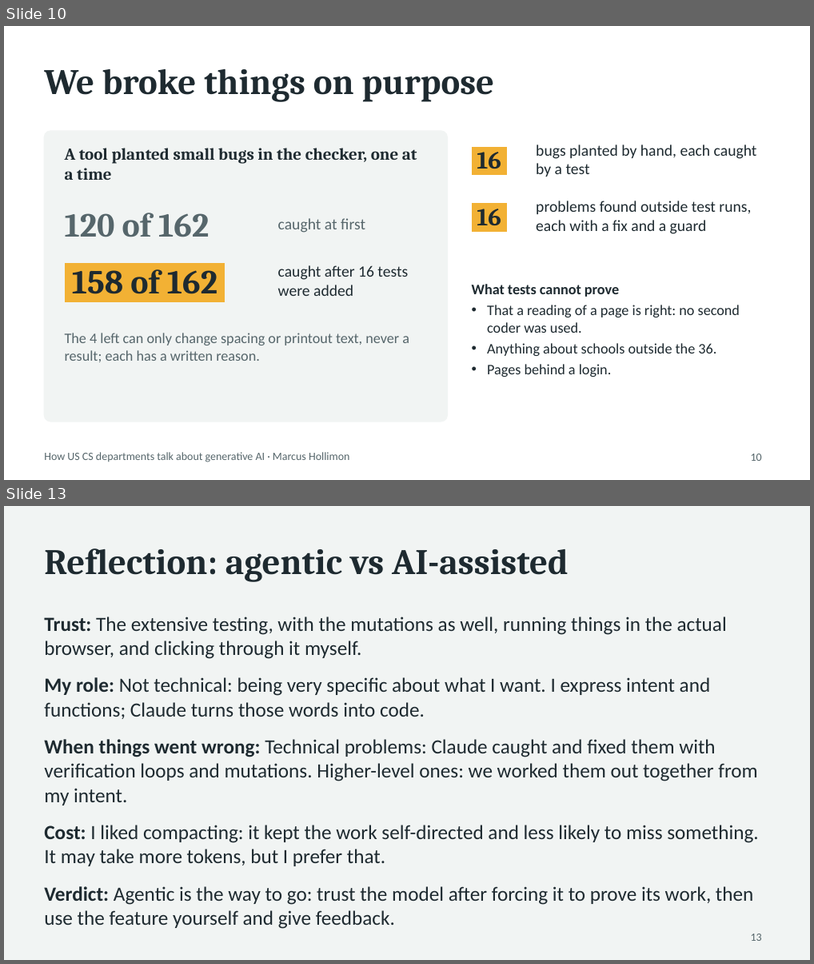
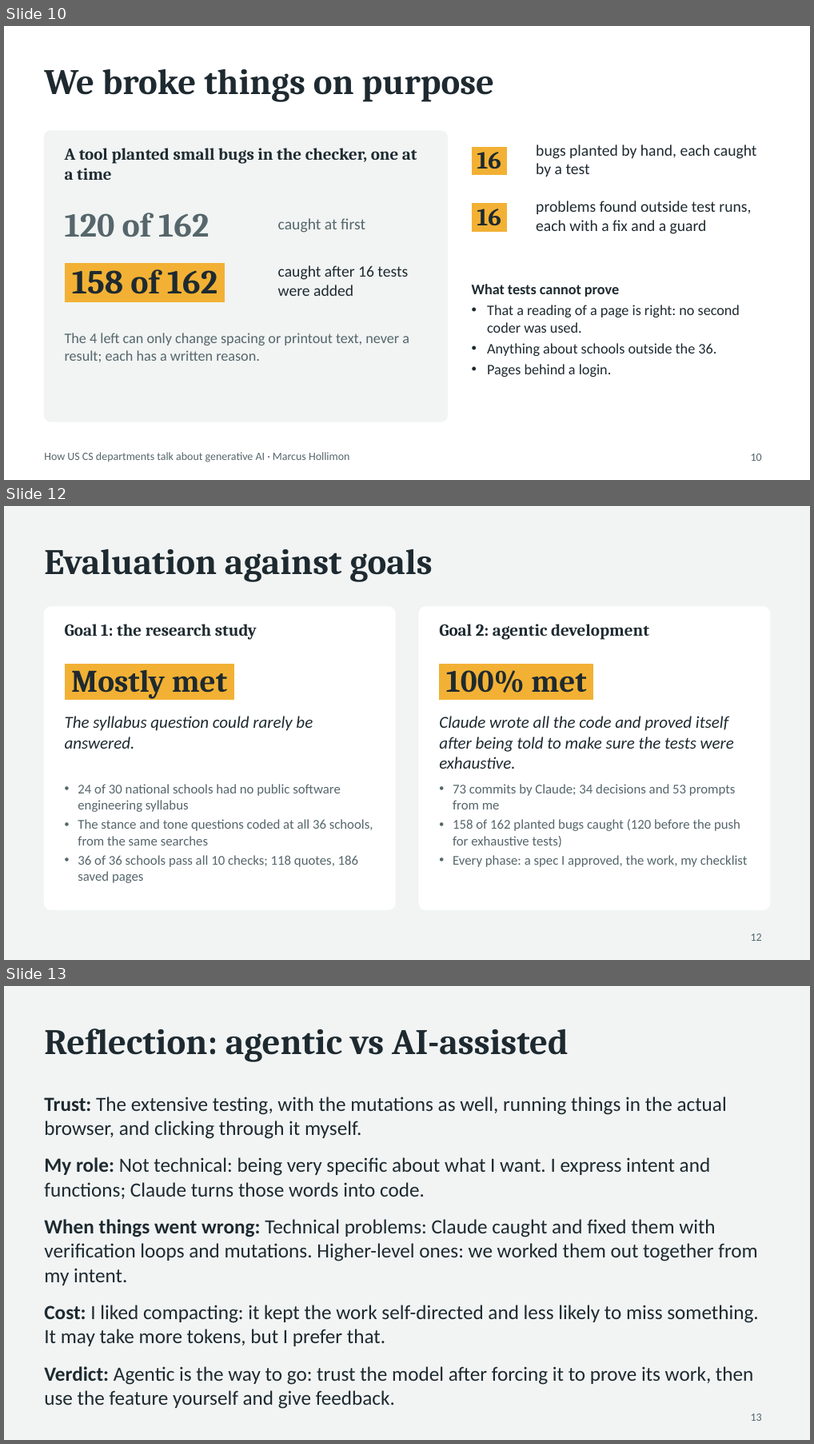
Before and after one commit to Marcus-Hollimon/Project-2-AI-Use-In-Schools, a slide deck: presentation/AI-in-CS-departments.pptx. Shown one above the other, each under a label of ours: slides 10 and 13 before the commit, slides 10, 12 and 13 after it; the slides between them are not shown. The pictures are 814x964 and 814x1444 pixels, drawn with LibreOffice and Linux fonts; fonts in the diff are those of the drawing. Boxes give left, top, right and bottom in pixels: in the first picture for what was removed or moved away, otherwise in the second. Text is boxed around its words. In the diff, an @@ line names an element or a change of style, - is before the commit and + after.

```diff
--- a/presentation/AI-in-CS-departments.pptx
+++ b/presentation/AI-in-CS-departments.pptx
@@ slide 12 added at bbox=[4, 506, 810, 960], background #F1F4F3 @@
@@ title added at bbox=[44, 549, 432, 582], 32 pt, text #1E2A30, bold @@
+Evaluation against goals
@@ rounded rectangle added at bbox=[44, 607, 395, 909], fill #FFFFFF, outline #FFFFFF 1 pt @@
@@ text added at bbox=[65, 624, 257, 640], 15 pt, text #1E2A30, bold @@
+Goal 1: the research study
@@ rounded rectangle added at bbox=[419, 607, 770, 909], fill #FFFFFF, outline #FFFFFF 1 pt @@
@@ text added at bbox=[439, 624, 650, 640], 15 pt, text #1E2A30, bold @@
+Goal 2: agentic development
@@ text added at bbox=[71, 663, 227, 699], 28 pt, text #1E2A30, bold @@
+Mostly met
@@ text added at bbox=[446, 663, 586, 692], 28 pt, text #1E2A30, bold @@
+100% met
@@ text added at bbox=[65, 716, 313, 748], 15 pt, text #1E2A30, italic @@
+The syllabus question could rarely be answered.
@@ text added at bbox=[439, 716, 734, 768], 15 pt, text #1E2A30, italic @@
+Claude wrote all the code and proved itself after being told to make sure the tests were exhaustive.
@@ text added at bbox=[78, 784, 374, 883], 12 pt, text #56666B @@
+• 24 of 30 national schools had no public software engineering syllabus
+• The stance and tone questions coded at all 36 schools, from the same searches
+• 36 of 36 schools pass all 10 checks; 118 quotes, 186 saved pages
@@ text added at bbox=[453, 784, 748, 867], 12 pt, text #56666B @@
+• 73 commits by Claude; 34 decisions and 53 prompts from me
+• 158 of 162 planted bugs caught (120 before the push for exhaustive tests)
+• Every phase: a spec I approved, the work, my checklist
@@ page number added at bbox=[751, 933, 762, 940], 10 pt, text #56666B @@
+12
```
Also in this commit, not shown: 1 slide changed, 1 slide removed, 8 other files.
